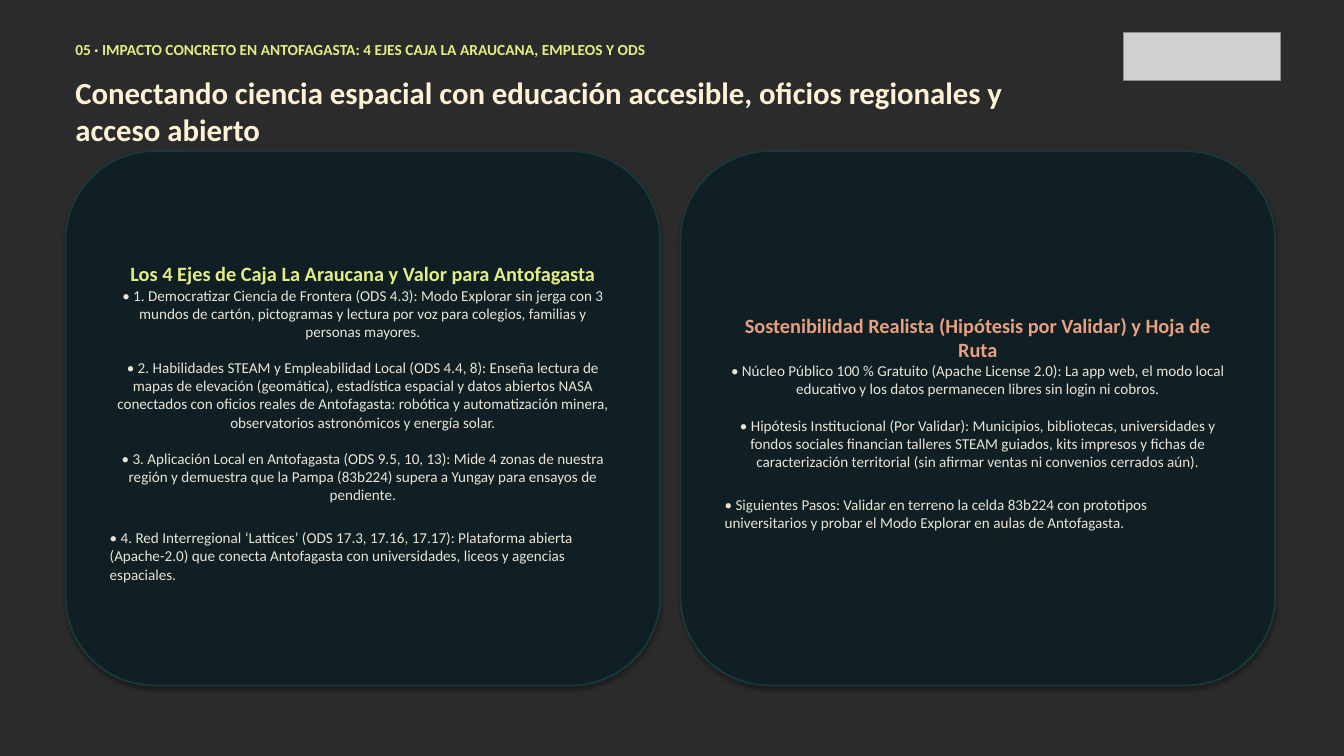
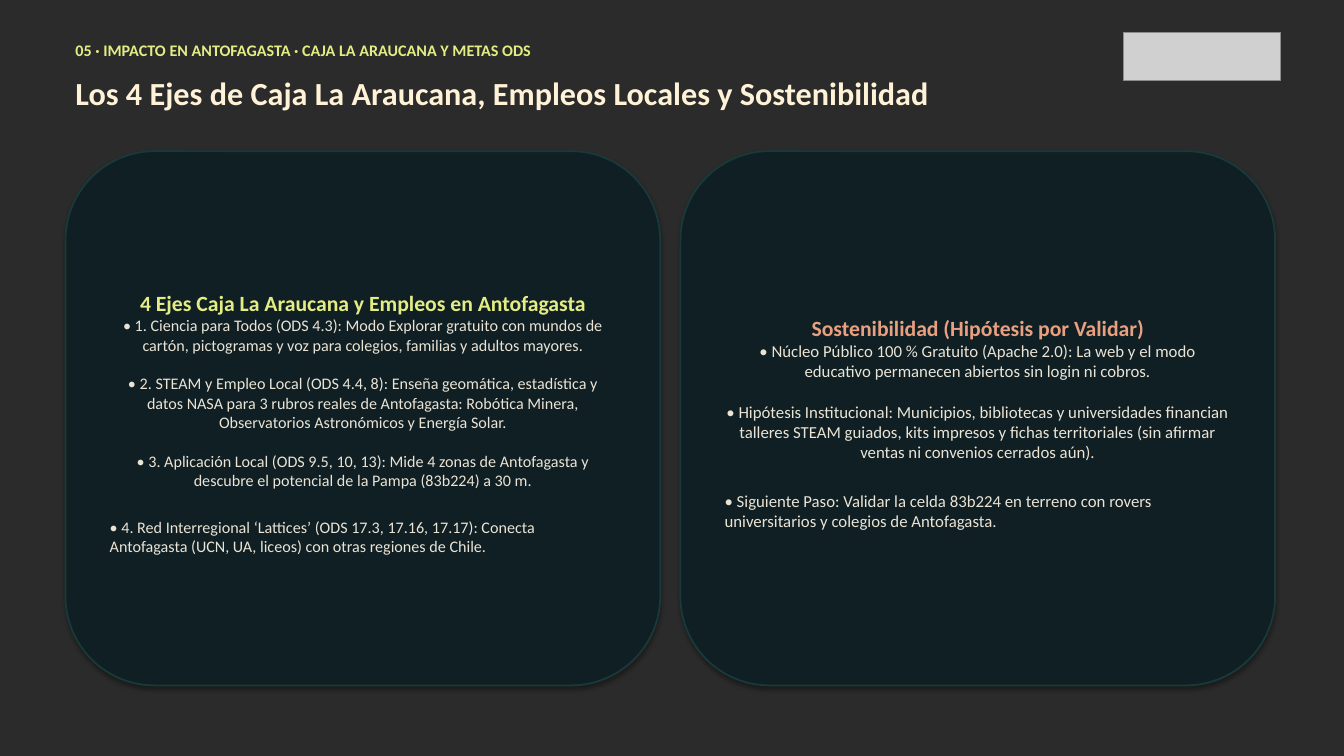
Before and after one commit to AnGeMoNs/Ckepi, a slide deck: slide 6 of docs/nehe/ckepi-pitch-es.pptx. Drawn at 1344x756 pixels with LibreOffice and Linux fonts; fonts in the diff are those of the drawing; grey boxes stand for pictures; background and template pictures are left out; a plain dark background stands for a picture behind light text. Boxes give left, top, right and bottom in pixels: in the first picture for what was removed or moved away, otherwise in the second. Text is boxed around its words. In the diff, an @@ line names an element or a change of style, - is before the commit and + after.

```diff
--- a/docs/nehe/ckepi-pitch-es.pptx
+++ b/docs/nehe/ckepi-pitch-es.pptx
@@ text at [75, 45, 531, 56]: text changed; size 11 to 11.5 pt @@
-05 · IMPACTO CONCRETO EN ANTOFAGASTA: 4 EJES CAJA LA ARAUCANA, EMPLEOS Y ODS
+05 · IMPACTO EN ANTOFAGASTA · CAJA LA ARAUCANA Y METAS ODS
@@ text at [75, 82, 928, 111]: text changed; size 22 to 23 pt @@
-Conectando ciencia espacial con educación accesible, oficios regionales y acceso abierto
+Los 4 Ejes de Caja La Araucana, Empleos Locales y Sostenibilidad
@@ text in rounded rectangle at [110, 295, 602, 555]: text changed; size 10.8 to 11.5 pt @@
-Los 4 Ejes de Caja La Araucana y Valor para Antofagasta
-• 1. Democratizar Ciencia de Frontera (ODS 4.3): Modo Explorar sin jerga con 3 mundos de cartón, pictogramas y lectura por voz para colegios, familias y personas mayores.
-• 2. Habilidades STEAM y Empleabilidad Local (ODS 4.4, 8): Enseña lectura de mapas de elevación (geomática), estadística espacial y datos abiertos NASA conectados con oficios reales de Antofagasta: robótica y automatización minera, observatorios astronómicos y energía solar.
-• 3. Aplicación Local en Antofagasta (ODS 9.5, 10, 13): Mide 4 zonas de nuestra región y demuestra que la Pampa (83b224) supera a Yungay para ensayos de pendiente.
-• 4. Red Interregional ‘Lattices’ (ODS 17.3, 17.16, 17.17): Plataforma abierta (Apache-2.0) que conecta Antofagasta con universidades, liceos y agencias espaciales.
+4 Ejes Caja La Araucana y Empleos en Antofagasta
+• 1. Ciencia para Todos (ODS 4.3): Modo Explorar gratuito con mundos de cartón, pictogramas y voz para colegios, familias y adultos mayores.
+• 2. STEAM y Empleo Local (ODS 4.4, 8): Enseña geomática, estadística y datos NASA para 3 rubros reales de Antofagasta: Robótica Minera, Observatorios Astronómicos y Energía Solar.
+• 3. Aplicación Local (ODS 9.5, 10, 13): Mide 4 zonas de Antofagasta y descubre el potencial de la Pampa (83b224) a 30 m.
+• 4. Red Interregional ‘Lattices’ (ODS 17.3, 17.16, 17.17): Conecta Antofagasta (UCN, UA, liceos) con otras regiones de Chile.
@@ text in rounded rectangle at [725, 320, 1228, 530]: text changed; size 10.8 to 12 pt @@
-Sostenibilidad Realista (Hipótesis por Validar) y Hoja de Ruta
-• Núcleo Público 100 % Gratuito (Apache License 2.0): La app web, el modo local educativo y los datos permanecen libres sin login ni cobros.
-• Hipótesis Institucional (Por Validar): Municipios, bibliotecas, universidades y fondos sociales financian talleres STEAM guiados, kits impresos y fichas de caracterización territorial (sin afirmar ventas ni convenios cerrados aún).
-• Siguientes Pasos: Validar en terreno la celda 83b224 con prototipos universitarios y probar el Modo Explorar en aulas de Antofagasta.
+Sostenibilidad (Hipótesis por Validar)
+• Núcleo Público 100 % Gratuito (Apache 2.0): La web y el modo educativo permanecen abiertos sin login ni cobros.
+• Hipótesis Institucional: Municipios, bibliotecas y universidades financian talleres STEAM guiados, kits impresos y fichas territoriales (sin afirmar ventas ni convenios cerrados aún).
+• Siguiente Paso: Validar la celda 83b224 en terreno con rovers universitarios y colegios de Antofagasta.
```
Also in this commit, not shown: 6 other slides changed, 15 other files.
